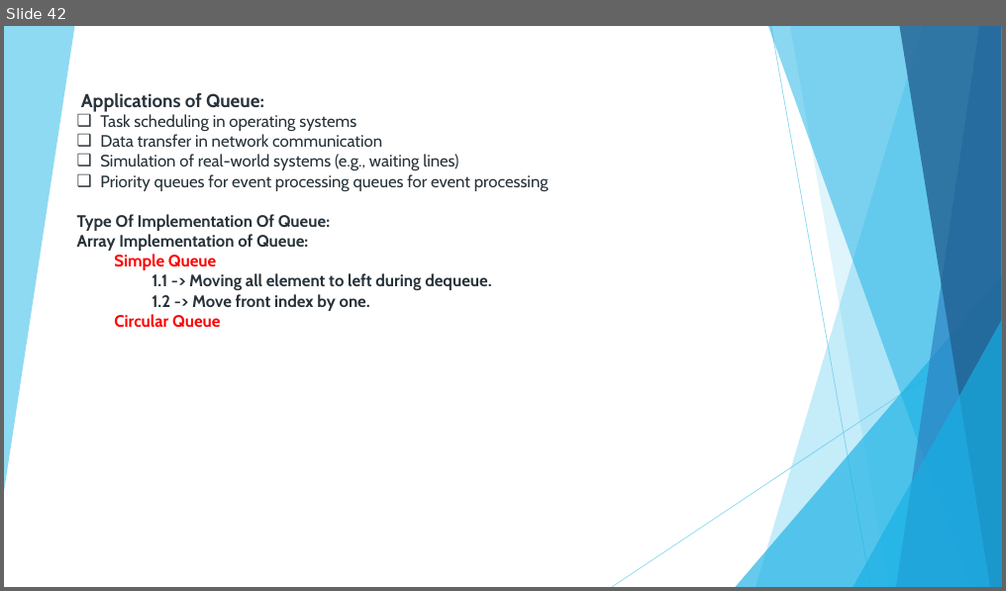
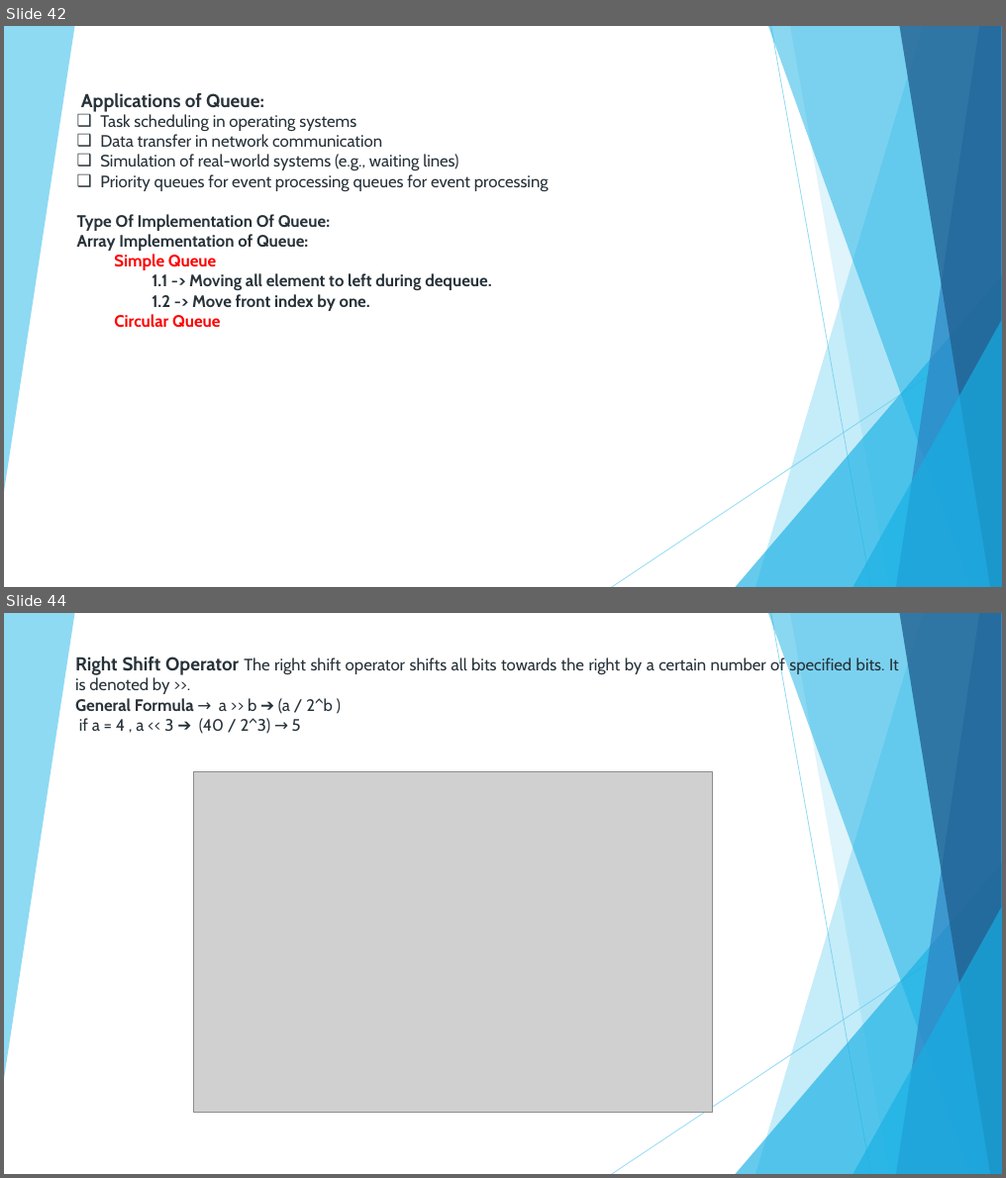
Before and after one commit to nandhakumargit/dsa, a slide deck: Notes/Data Structure and Algorithms.pptx. Shown one above the other, each under a label of ours: slide 42 before the commit, slides 42 and 44 after it; the slides between them are not shown. The pictures are 1006x591 and 1006x1178 pixels, drawn with LibreOffice and Linux fonts; fonts in the diff are those of the drawing; grey boxes stand for pictures. Boxes give left, top, right and bottom in pixels: in the first picture for what was removed or moved away, otherwise in the second. Text is boxed around its words. In the diff, an @@ line names an element or a change of style, - is before the commit and + after.

```diff
--- a/Notes/Data Structure and Algorithms.pptx
+++ b/Notes/Data Structure and Algorithms.pptx
@@ slide 44 added at [4, 613, 1002, 1174], background #FFFFFF; not listed: 10 template elements that a slide beside it also shows @@
@@ text added at [75, 657, 899, 734], 16 pt, text #273239 @@
+Right Shift Operator The right shift operator shifts all bits towards the right by a certain number of specified bits. It is denoted by >>.
+General Formula → a >> b ➔ (a / 2^b )
+if a = 4 , a << 3 ➔ (40 / 2^3) → 5
@@ picture added at [193, 771, 712, 1112] @@
```
Also in this commit, not shown: 10 other slides added, 18 other files.
